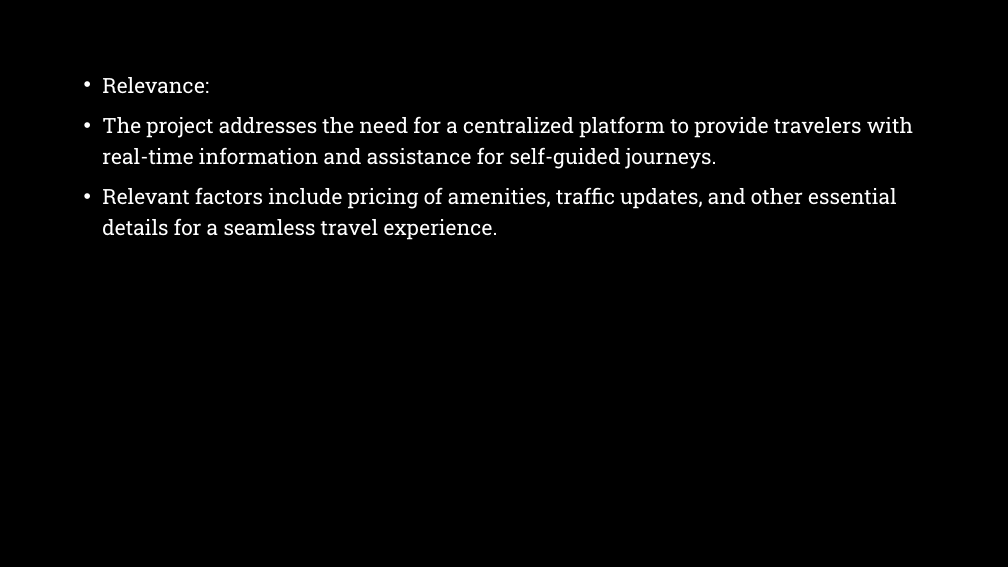
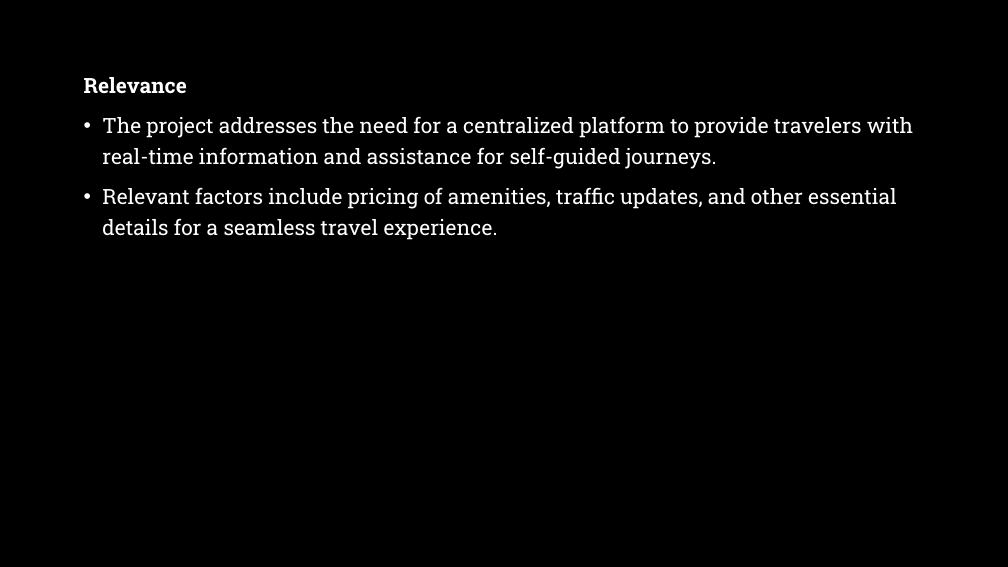
Before and after one commit to Dibya-Bharat/Major_project, a slide deck: slide 4 of Report/Tourism Recommendation System.pptx. Drawn at 1008x567 pixels with LibreOffice and Linux fonts; fonts in the diff are those of the drawing; background and template pictures are left out. Boxes give left, top, right and bottom in pixels: in the first picture for what was removed or moved away, otherwise in the second. Text is boxed around its words. In the diff, an @@ line names an element or a change of style, - is before the commit and + after.

```diff
--- a/Report/Tourism Recommendation System.pptx
+++ b/Report/Tourism Recommendation System.pptx
@@ text at [84,77,187,94]: text changed; bold on @@
-• Relevance:
+Relevance
```
Also in this commit, not shown: 6 other slides changed.
